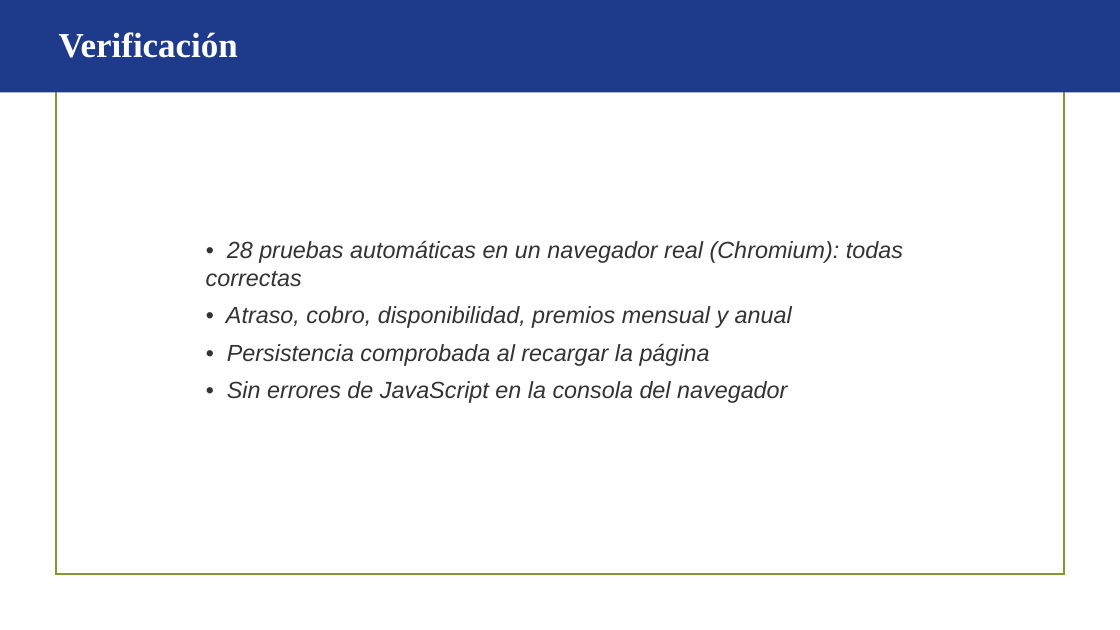
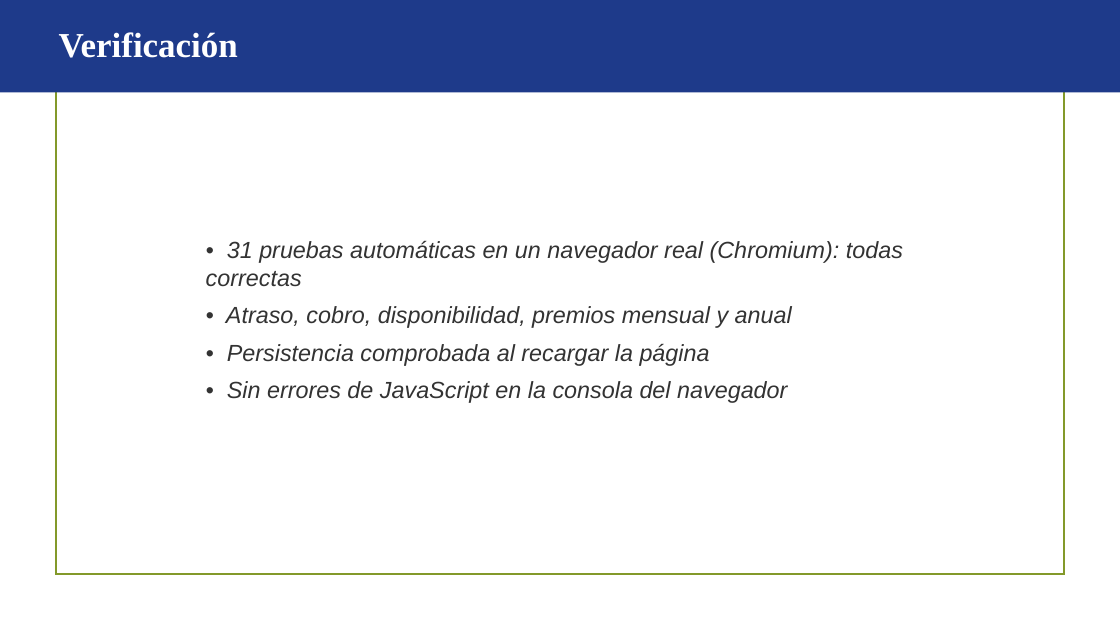
Before and after one commit to GREgori109/Proyectofinal-fi-magic, a slide deck: slide 10 of Presentacion_Proyecto_Final.pptx. Drawn at 1120x630 pixels with LibreOffice and Linux fonts; fonts in the diff are those of the drawing; background and template pictures are left out. Boxes give left, top, right and bottom in pixels: in the first picture for what was removed or moved away, otherwise in the second. Text is boxed around its words. In the diff, an @@ line names an element or a change of style, - is before the commit and + after.

```diff
--- a/Presentacion_Proyecto_Final.pptx
+++ b/Presentacion_Proyecto_Final.pptx
@@ text at (x1=206, y1=241, x2=903, y2=286): text changed @@
-• 28 pruebas automáticas en un navegador real (Chromium): todas correctas
+• 31 pruebas automáticas en un navegador real (Chromium): todas correctas
```
Also in this commit, not shown: 2 other slides changed, 1 slide added, 1 slide removed, 46 other files.
